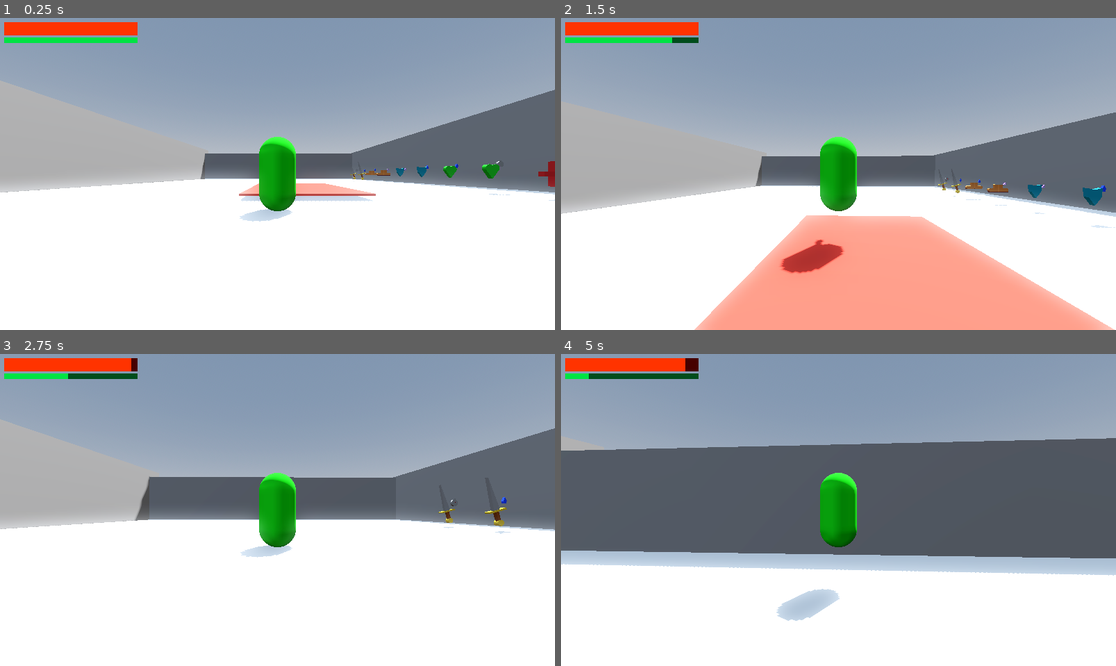
Above: before the commit, frames 1-4 (two rows, left to right).
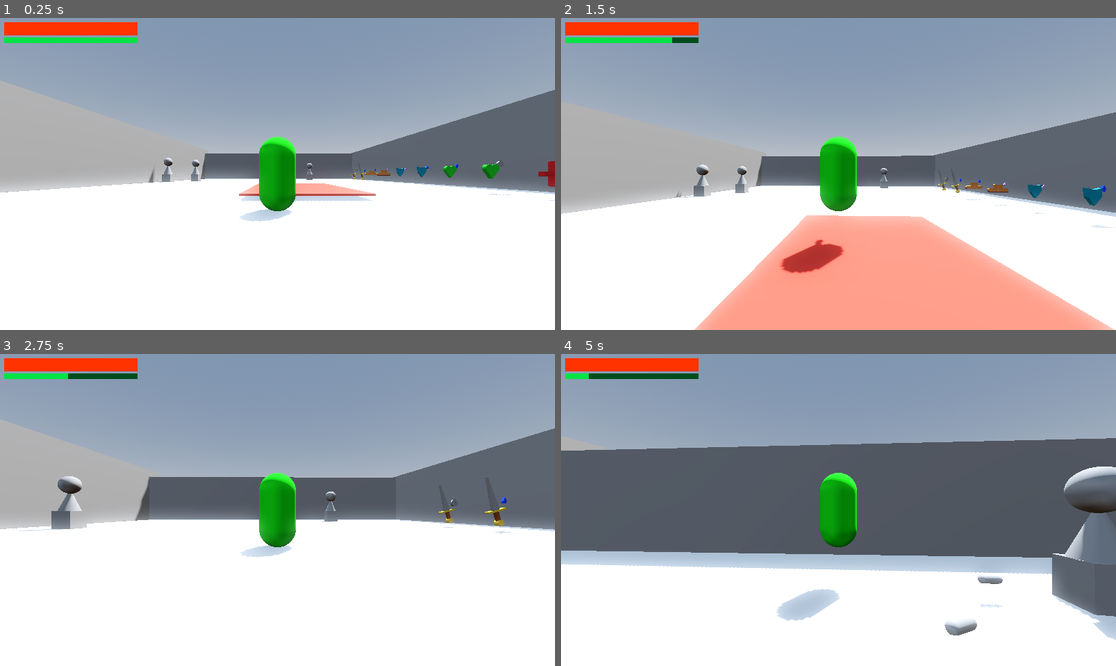
Above: after the commit, the same moments.

Repository: TylerPederson/effort
Game: Godot game, scene res://Spikes/sandbox_level_spikes.tscn
Two runs of this game, one before a commit and one after it. Both use one fixed random seed, a clock stepped at 60 frames per second and the inputs below. This scene is started directly instead of the project's main scene.
Inputs (mouse positions are in pixels of both pictures, inside the frame that each line leads up to):
- Up to frame 1 (0.25 s): no input
- Up to frame 2 (1.5 s): tap Enter (ui_accept) at 0.5 s; move the mouse to (866, 174) at 0.52 s; hold Right mouse button (combat_alternative) 0.53-1.28 s; hold W (move_forward) from 0.53 s (still down); tap Space (move_jump) at 0.77 s; move the mouse to (810, 174) at 1.27 s; click (810, 174) at 1.35 s
- Up to frame 3 (2.75 s): keep holding W (move_forward); tap Space (move_jump) at 1.52 s; move the mouse to (288, 503) at 2.02 s; hold Shift (move_sprint) from 2.03 s (still down)
- Up to frame 4 (5 s): keep holding W (move_forward); move the mouse to (832, 516) at 2.77 s; release Shift (move_sprint) at 2.78 s; right-click (832, 516) at 2.85 s; tap Space (move_jump) at 3.02, 3.77, 4.52 s; move the mouse to (877, 513) at 3.52 s; press the mouse at (877, 513) at 3.53 s; move the mouse to (794, 506) at 4.27 s; release the mouse at (794, 506) at 4.28 s; tap Shift (move_sprint) at 4.35 s

The runs differ from the first frame. In frame 1, 0.2% of the frame differs, in the area x 26-57%, y 44-53%; in frame 2, 0.3%; in frame 3, 0.7%; in frame 4, 4.2%, in the area x 22-100%, y 1-92%.

Commit message:
Add Enemies
Enemies can now be added to a scene and configured with health, damage, attack type and more. Enemies will automatically chase and attack the player.

Diff:
--- /dev/null
+++ b/Enemy/enemy.gd
@@ -0,0 +1,72 @@
+extends CharacterBody3D
+
+enum EnemyType {
+	Melee,
+	Ranged
+}
+
+@export var type : EnemyType
+@export var move_speed : float = 100.0
+@export var health : int = 30
+@export var damage : int = 5
+@export var attack_range : float = 2.0
+@export var attack_cooldown : float = 1.5
+
+var player: Node3D
+var following : bool = false
+
+func _ready() -> void:
+	%HealthComponent.max_hp = health
+	%HealthComponent.current_hp = health
+
+	%AttackComponent._equipped_weapon.damage = damage
+	%AttackComponent._equipped_weapon.cooldown = attack_cooldown
+	%AttackComponent._equipped_weapon.attack_range = attack_range
+
+
+	if type == EnemyType.Melee:
+		%AttackComponent._equipped_weapon.attackStyle = WeaponComponent.WeaponAttackStyle.STAB
+	if type == EnemyType.Ranged:
+		%AttackComponent._equipped_weapon.attackStyle = WeaponComponent.WeaponAttackStyle.SHOOT
+
+func _process(delta: float) -> void:
+	if following:
+		%AttackComponent.set_auto_attack(true)
+		look_at(player.position)
+		rotation.x = 0
+		rotation.z = 0
+		if type == EnemyType.Ranged:
+			pass
+		if type == EnemyType.Melee:
+			pass
+	else:
+		%AttackComponent.set_auto_attack(false)
+
+func _physics_process(delta: float) -> void:
+	if following:
+		var direction =  -global_transform.basis.z
+		velocity.x = direction.x * move_speed * delta
+		velocity.z = direction.z * move_speed * delta
+
+		move_and_slide()
+
+		if type == EnemyType.Ranged:
+			pass
+		if type == EnemyType.Melee:
+			pass
+
+
+func _on_health_component_death() -> void:
+	queue_free()
+
+
+func _on_area_3d_body_entered(body: Node3D) -> void:
+	if body.is_in_group("Player"):
+		following = true
+		player = body
+
+
+
+func _on_area_3d_body_exited(body: Node3D) -> void:
+	if body.is_in_group("Player"):
+		following = false
--- /dev/null
+++ b/Enemy/enemy.tscn
@@ -0,0 +1,84 @@
+[gd_scene load_steps=13 format=3 uid="uid://qecl2v8bvlbt"]
+
+[ext_resource type="Script" uid="uid://crbevwsewvj61" path="res://Enemy/enemy.gd" id="1_2pb1h"]
+[ext_resource type="PackedScene" uid="uid://dkb233trnmk0q" path="res://stats-and-combat/Components/hitbox_component.tscn" id="2_am0pq"]
+[ext_resource type="Script" uid="uid://o5mb37flgy44" path="res://stats-and-combat/Components/health_component.gd" id="3_eqilm"]
+[ext_resource type="Script" uid="uid://xrvjfslc8yso" path="res://stats-and-combat/Components/attack_component.gd" id="4_m6jha"]
+[ext_resource type="PackedScene" uid="uid://ctpmannwcqc02" path="res://stats-and-combat/Components/weapon_component.tscn" id="5_ncf7h"]
+[ext_resource type="PackedScene" uid="uid://bg16ugxonu0ke" path="res://stats-and-combat/Weapons/projectile.tscn" id="6_0rspp"]
+
+[sub_resource type="BoxMesh" id="BoxMesh_ncf7h"]
+
+[sub_resource type="SphereMesh" id="SphereMesh_m6jha"]
+
+[sub_resource type="CylinderMesh" id="CylinderMesh_glvfu"]
+top_radius = 0.1
+height = 1.0
+
+[sub_resource type="CapsuleShape3D" id="CapsuleShape3D_0rspp"]
+radius = 0.6
+height = 3.0
+
+[sub_resource type="CylinderShape3D" id="CylinderShape3D_am0pq"]
+height = 4.0
+radius = 10.0
+
+[sub_resource type="CapsuleShape3D" id="CapsuleShape3D_m6jha"]
+height = 3.0
+
+[node name="Enemy" type="CharacterBody3D" groups=["Enemy"]]
+script = ExtResource("1_2pb1h")
+
+[node name="EnemyModel" type="MeshInstance3D" parent="."]
+transform = Transform3D(1, 0, 0, 0, 1, 0, 0, 0, 1, 0, 0.5, 0)
+mesh = SubResource("BoxMesh_ncf7h")
+
+[node name="EnemyHead" type="MeshInstance3D" parent="EnemyModel"]
+transform = Transform3D(1, 0, 0, 0, 1, 0, 0, 0, 1, 0, 2, 0)
+mesh = SubResource("SphereMesh_m6jha")
+
+[node name="EnemyBody" type="MeshInstance3D" parent="EnemyModel"]
+transform = Transform3D(1, 0, 0, 0, 1, 0, 0, 0, 1, 0, 1, 0)
+mesh = SubResource("CylinderMesh_glvfu")
+
+[node name="Hitbox_Component" parent="." node_paths=PackedStringArray("health_component") instance=ExtResource("2_am0pq")]
+health_component = NodePath("../HealthComponent")
+
+[node name="CollisionShape3D" type="CollisionShape3D" parent="Hitbox_Component"]
+transform = Transform3D(1, 0, 0, 0, 1, 0, 0, 0, 1, 0, 1.5, 0)
+shape = SubResource("CapsuleShape3D_0rspp")
+
+[node name="HealthComponent" type="Node" parent="."]
+unique_name_in_owner = true
+script = ExtResource("3_eqilm")
+max_hp = 20
+metadata/_custom_type_script = "uid://o5mb37flgy44"
+
+[node name="Area3D" type="Area3D" parent="."]
+
+[node name="CollisionShape3D" type="CollisionShape3D" parent="Area3D"]
+transform = Transform3D(1, 0, 0, 0, 1, 0, 0, 0, 1, 0, 2, 0)
+shape = SubResource("CylinderShape3D_am0pq")
+
+[node name="AttackComponent" type="Node3D" parent="." node_paths=PackedStringArray("weapon_holder")]
+unique_name_in_owner = true
+script = ExtResource("4_m6jha")
+weapon_holder = NodePath("../WeaponHolder")
+metadata/_custom_type_script = "uid://xrvjfslc8yso"
+
+[node name="WeaponHolder" type="Node3D" parent="."]
+transform = Transform3D(1, 0, 0, 0, 1, 0, 0, 0, 1, 0, 0.51132894, -0.23720807)
+
+[node name="Weapon_Component" parent="WeaponHolder" node_paths=PackedStringArray("weilder") instance=ExtResource("5_ncf7h")]
+projectile_scene = ExtResource("6_0rspp")
+damage = 5
+attack_range = 5.0
+weilder = NodePath("../..")
+
+[node name="CollisionShape3D" type="CollisionShape3D" parent="."]
+transform = Transform3D(1, 0, 0, 0, 1, 0, 0, 0, 1, 0, 1.5, 0)
+shape = SubResource("CapsuleShape3D_m6jha")
+
+[connection signal="death" from="HealthComponent" to="." method="_on_health_component_death"]
+[connection signal="body_entered" from="Area3D" to="." method="_on_area_3d_body_entered"]
+[connection signal="body_exited" from="Area3D" to="." method="_on_area_3d_body_exited"]
--- a/Spikes/sandbox_level_spikes.tscn
+++ b/Spikes/sandbox_level_spikes.tscn
@@ -6,6 +6,7 @@
 [ext_resource type="PackedScene" uid="uid://bad74nx0no6g8" path="res://TargetDummy/target_dummy.tscn" id="5_67b5x"]
 [ext_resource type="PackedScene" uid="uid://dh2sywynsva26" path="res://stats-and-combat/Collectible/choice_tray.tscn" id="5_oyuc4"]
 [ext_resource type="PackedScene" uid="uid://brocav0rddv6" path="res://stats-and-combat/Collectible/choice_tray_spawn.tscn" id="6_oyuc4"]
+[ext_resource type="PackedScene" uid="uid://qecl2v8bvlbt" path="res://Enemy/enemy.tscn" id="7_ylna3"]
 
 [sub_resource type="ProceduralSkyMaterial" id="ProceduralSkyMaterial_s6xw7"]
 sky_horizon_color = Color(0.66224277, 0.6717428, 0.6867428, 1)
@@ -71,10 +72,10 @@
 
 [node name="Obstacles" type="Node3D" parent="."]
 
-[node name="Spikes" parent="Obstacles" instance=ExtResource("4_clqtg")]
+[node name="Spikes" parent="Obstacles" groups=["Enemy"] instance=ExtResource("4_clqtg")]
 transform = Transform3D(1, 0, 0, 0, 1, 0, 0, 0, 1, -9, 0, 0)
 
-[node name="Spikes2" parent="Obstacles" instance=ExtResource("4_clqtg")]
+[node name="Spikes2" parent="Obstacles" groups=["Player"] instance=ExtResource("4_clqtg")]
 transform = Transform3D(1, 0, 0, 0, 1, 0, 0, 0, 1, -9, 0, 6)
 
 [node name="Camera3D" type="Camera3D" parent="."]
@@ -150,5 +151,28 @@
 wait_time = 2.0
 autostart = true
 
+[node name="Enemies" type="Node3D" parent="."]
+
+[node name="Enemy1" parent="Enemies" instance=ExtResource("7_ylna3")]
+transform = Transform3D(1, 0, 0, 0, 1, 0, 0, 0, 1, 5.8275204, -1.9073486e-06, -31.54181)
+type = 1
+move_speed = 0.0
+damage = 1
+attack_range = 5.0
+attack_cooldown = 0.4
+
+[node name="Enemy2" parent="Enemies" instance=ExtResource("7_ylna3")]
+transform = Transform3D(1, 0, 0, 0, 1, 0, 0, 0, 1, -11.585296, -1.9073486e-06, -23.321579)
+move_speed = 200.0
+damage = 10
+
+[node name="Enemy3" parent="Enemies" instance=ExtResource("7_ylna3")]
+transform = Transform3D(1, 0, 0, 0, 1, 0, 0, 0, 1, -13.525126, -1.9073486e-06, -19.654383)
+type = 1
+move_speed = 200.0
+damage = 30
+attack_range = 3.0
+attack_cooldown = 2.0
+
 [connection signal="timeout" from="CollectTimer" to="Collectibles/Choice_Tray" method="activate"]
 [connection signal="timeout" from="Choice_Tray_Spawn/Timer" to="Choice_Tray_Spawn" method="spawn_collectible_tray"]
--- a/action_player.tscn
+++ b/action_player.tscn
@@ -49,11 +49,12 @@
 
 [node name="WeaponHolder" type="Node3D" parent="HorizontalPivot/VerticalPivot"]
 
-[node name="Weapon_Component" parent="HorizontalPivot/VerticalPivot/WeaponHolder" instance=ExtResource("2_b2k0g")]
+[node name="Weapon_Component" parent="HorizontalPivot/VerticalPivot/WeaponHolder" node_paths=PackedStringArray("weilder") instance=ExtResource("2_b2k0g")]
 projectile_scene = ExtResource("3_xaelo")
 damage = 5
 cooldown = 0.75
 attack_range = 2.0
+weilder = NodePath("../../../..")
 
 [node name="Health_Component" parent="." instance=ExtResource("4_kv11m")]
 max_hp = 100
--- a/stats-and-combat/Components/attack_cast.gd
+++ b/stats-and-combat/Components/attack_cast.gd
@@ -1,4 +1,7 @@
 extends RayCast3D
+
+func set_group(group : String):
+	add_to_group(group)
 
 func deal_damage(damage) -> void:
 	if not is_colliding():
@@ -9,6 +12,10 @@
 
 	add_exception(collider)
 
+	for group in get_groups():
+		if group in collider.get_parent().get_groups():
+			return
+
 	var hb_component : HitboxComponent = collider
 	print(hb_component)
 	hb_component.receive_damage(damage)
--- a/stats-and-combat/Components/damage_component.gd
+++ b/stats-and-combat/Components/damage_component.gd
@@ -24,6 +24,11 @@
 	if not ready_to_damage:
 		return
 
+
+	for group in body.get_parent().get_groups():
+		if group in get_parent().get_groups():
+			return
+
 	var hitbox : HitboxComponent = body
 	hitbox.receive_damage(damage_value)
 	successful_hit.emit()
--- a/stats-and-combat/Components/weapon_component.gd
+++ b/stats-and-combat/Components/weapon_component.gd
@@ -16,14 +16,19 @@
 @export var damage : int = 1
 @export var cooldown : float = 0.5
 @export var attack_range : float = 1.5
+@export var weilder : Node3D
 var ready_to_use : bool = true
 var attacking : bool = false
 
-@onready var timer: Timer = $Timer
+@onready var timer: Timer = %Timer
 @onready var attack_cast: RayCast3D = %AttackCast
 @onready var swing_path_follow: PathFollow3D = %SwingPathFollow
 
 var extra_damage := 0
+
+func _ready():
+	for group in weilder.get_groups():
+		%AttackCast.set_group(group)
 
 func set_attack_style(style: String):
 	match style.to_lower():
@@ -93,3 +98,5 @@
 	projectile.global_position += global_transform.basis * Vector3.FORWARD * 1.5
 	projectile.set_damage(damage + extra_damage)
 	projectile.set_speed(attack_range)
+	for group in weilder.get_groups():
+		projectile.add_to_group(group)
--- a/stats-and-combat/Components/weapon_component.tscn
+++ b/stats-and-combat/Components/weapon_component.tscn
@@ -16,6 +16,7 @@
 projectile_scene = ExtResource("2_ptd4s")
 
 [node name="Timer" type="Timer" parent="."]
+unique_name_in_owner = true
 
 [node name="AttackCast" type="RayCast3D" parent="."]
 unique_name_in_owner = true
Not shown, added: Enemy/enemy.gd.uid
Not shown: 1 places in Spikes/sandbox_level_spikes.tscn that only renumber resources
